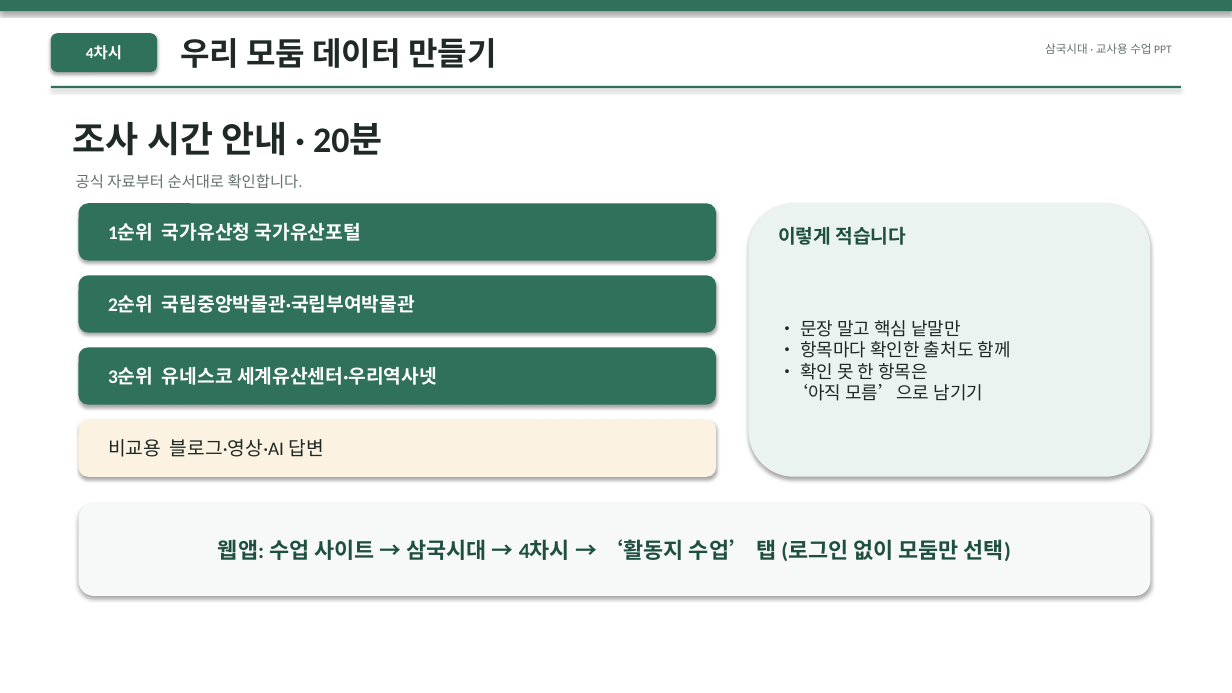
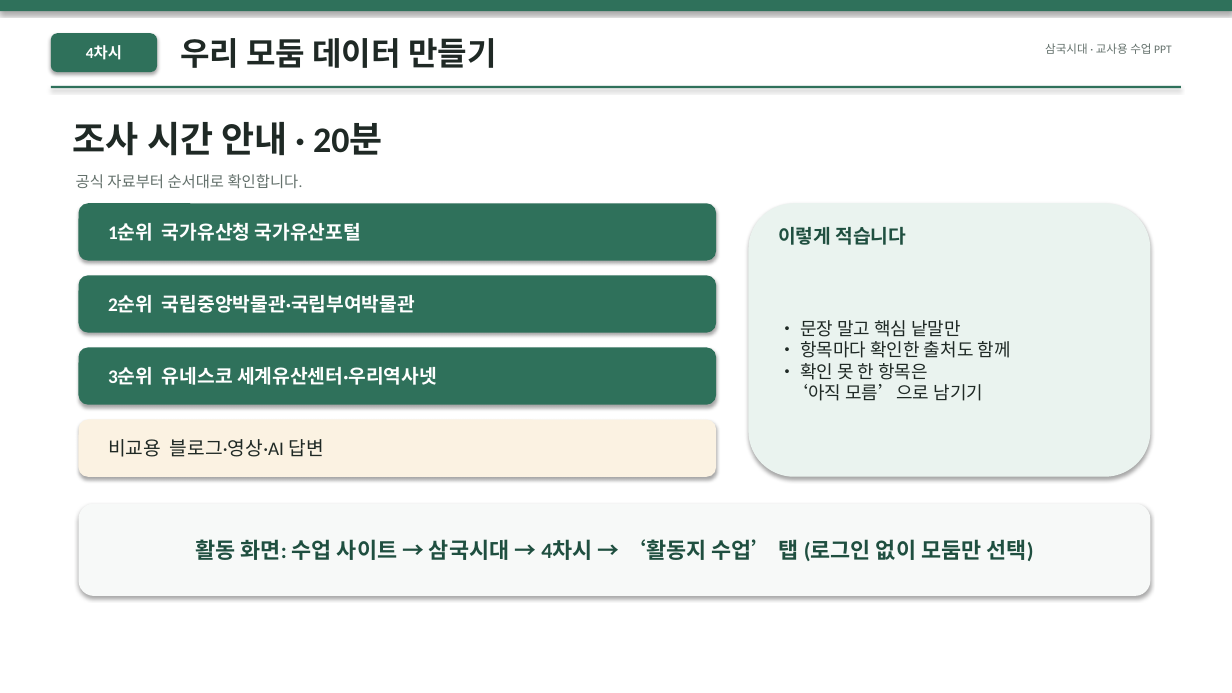
Before and after one commit to themonsteredu/ai-history-ar, a slide deck: slide 5 of public/downloads/three-kingdoms/lesson-04-teaching.pptx. Drawn at 1232x693 pixels with LibreOffice and Linux fonts; fonts in the diff are those of the drawing. Boxes give left, top, right and bottom in pixels: in the first picture for what was removed or moved away, otherwise in the second. Text is boxed around its words. In the diff, an @@ line names an element or a change of style, - is before the commit and + after.

```diff
--- a/public/downloads/three-kingdoms/lesson-04-teaching.pptx
+++ b/public/downloads/three-kingdoms/lesson-04-teaching.pptx
@@ text at bbox=[195, 539, 1033, 561]: text changed @@
-웹앱: 수업 사이트 → 삼국시대 → 4차시 → ‘활동지 수업’ 탭 (로그인 없이 모둠만 선택)
+활동 화면: 수업 사이트 → 삼국시대 → 4차시 → ‘활동지 수업’ 탭 (로그인 없이 모둠만 선택)
```
Also in this commit, not shown: 42 other files.
